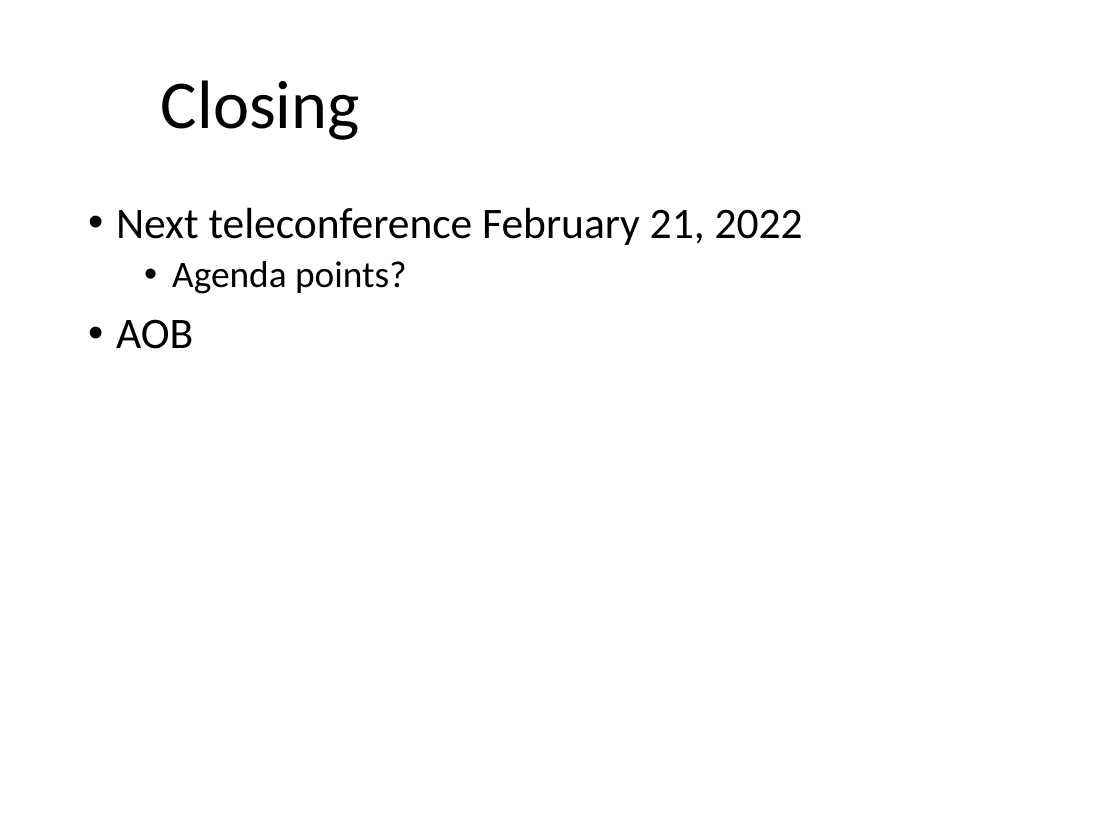
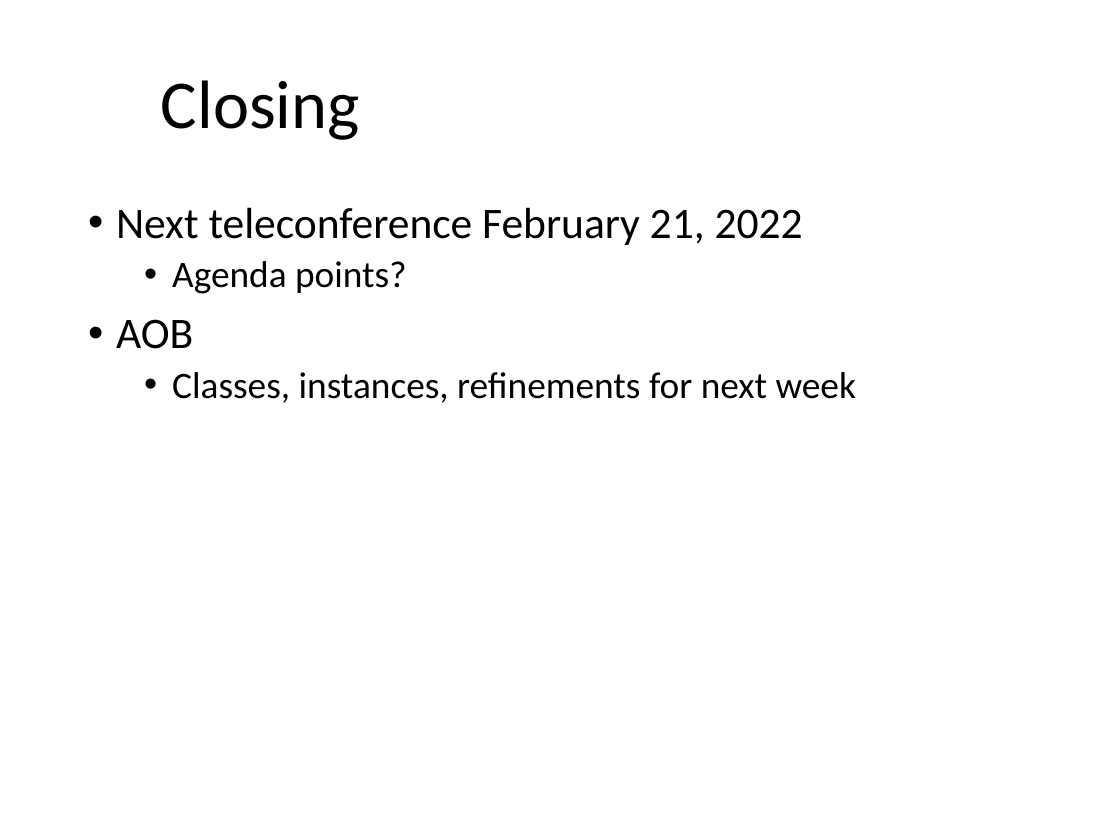
Before and after one commit to one-data-model/onedm-admin, a slide deck: slide 4 of Agenda Materials/onedm-agenda-2022-02-14.pptx (slide 3 before the commit). Drawn at 1120x840 pixels with LibreOffice and Linux fonts; fonts in the diff are those of the drawing; background and template pictures are left out. Boxes give left, top, right and bottom in pixels: in the first picture for what was removed or moved away, otherwise in the second. Text is boxed around its words. In the diff, an @@ line names an element or a change of style, - is before the commit and + after.

```diff
--- a/Agenda Materials/onedm-agenda-2022-02-14.pptx
+++ b/Agenda Materials/onedm-agenda-2022-02-14.pptx
@@ text at (x1=172, y1=372, x2=856, y2=403): paragraph added @@
+  • Classes, instances, refinements for next week
```
Also in this commit, not shown: 1 other slide changed, 1 slide added, 1 other file.
